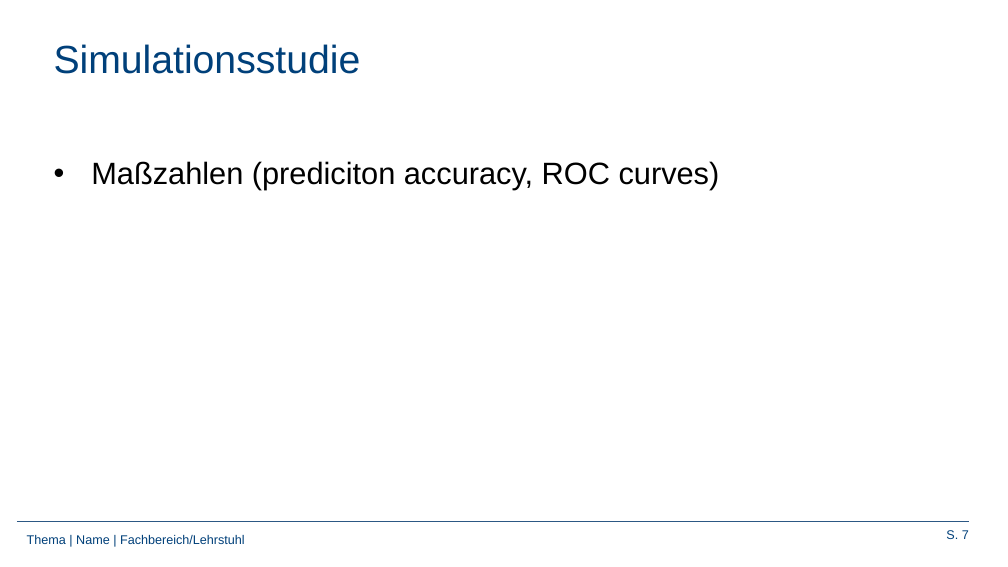
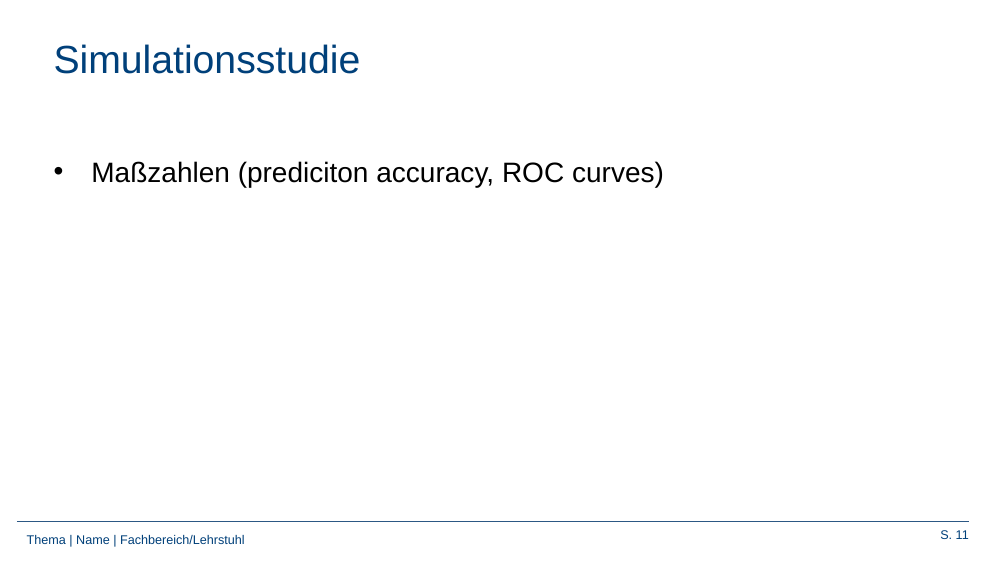
Before and after one commit to Frandersch/Statistical-Machine-Learning, a slide deck: slide 11 of Präsentation/Support Vector Machines.pptx (slide 7 before the commit). Drawn at 1008x567 pixels with LibreOffice and Linux fonts; fonts in the diff are those of the drawing; background and template pictures are left out. Boxes give left, top, right and bottom in pixels: in the first picture for what was removed or moved away, otherwise in the second. Text is boxed around its words. In the diff, an @@ line names an element or a change of style, - is before the commit and + after.

```diff
--- a/Präsentation/Support Vector Machines.pptx
+++ b/Präsentation/Support Vector Machines.pptx
@@ text "Maßzahlen (prediciton accuracy, ROC curves)" at (91, 161, 664, 187): size 22 to 20 pt @@
@@ page number at (940, 530, 969, 539): text changed @@
-S. 7
+S. 11
```
Also in this commit, not shown: 1 other slide changed, 9 slides added, 5 slides removed.
